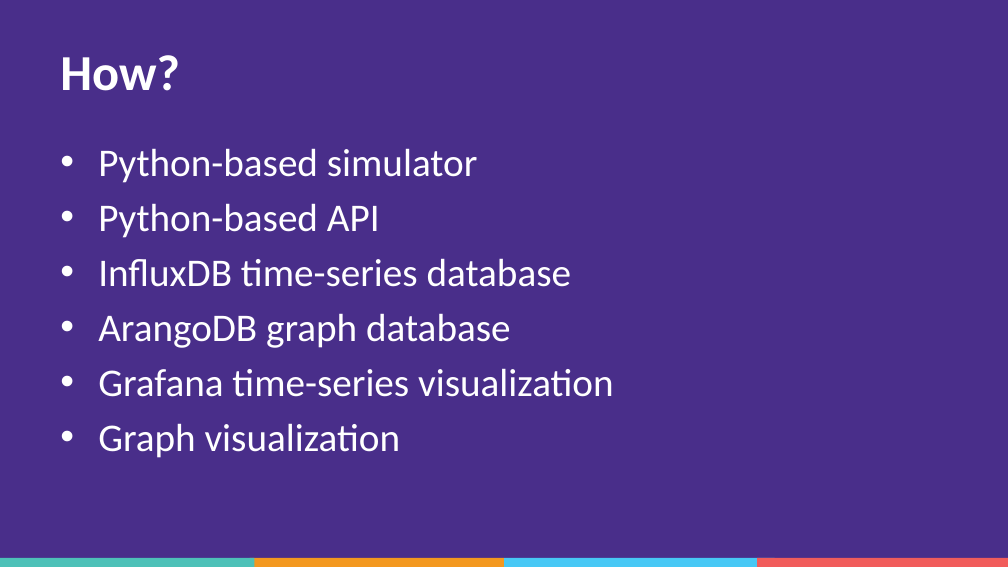
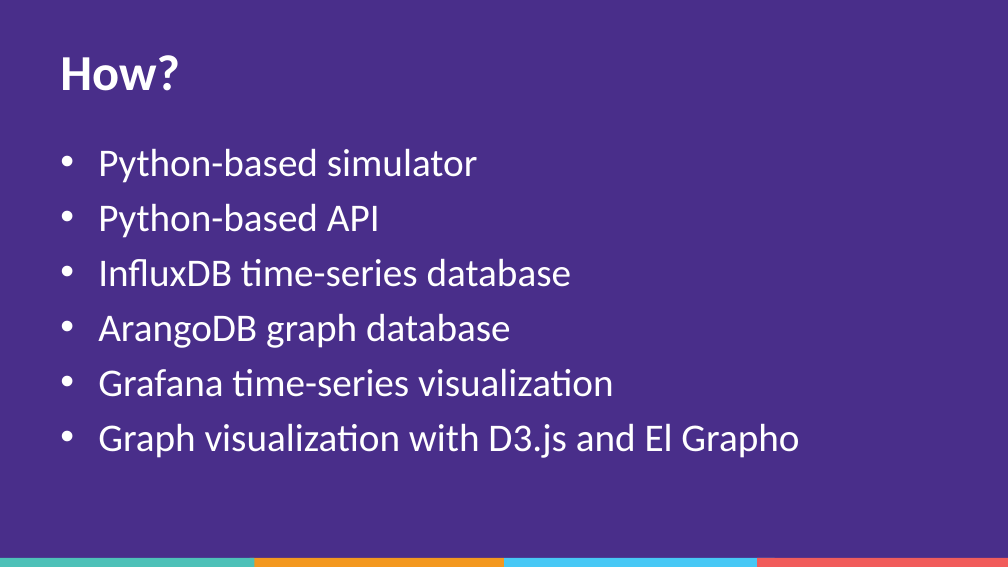
Before and after one commit to cisco-ie/embrace-graph-database, a slide deck: slide 14 of Embrace the Graph Database.pptx. Drawn at 1008x567 pixels with LibreOffice and Linux fonts; fonts in the diff are those of the drawing; background and template pictures are left out. Boxes give left, top, right and bottom in pixels: in the first picture for what was removed or moved away, otherwise in the second. Text is boxed around its words. In the diff, an @@ line names an element or a change of style, - is before the commit and + after.

```diff
--- a/Embrace the Graph Database.pptx
+++ b/Embrace the Graph Database.pptx
@@ text at <box>98,423,799,458</box>: text changed @@
-• Graph visualization
+• Graph visualization with D3.js and El Grapho
```
Also in this commit, not shown: 2 other slides changed, 5 other files.
